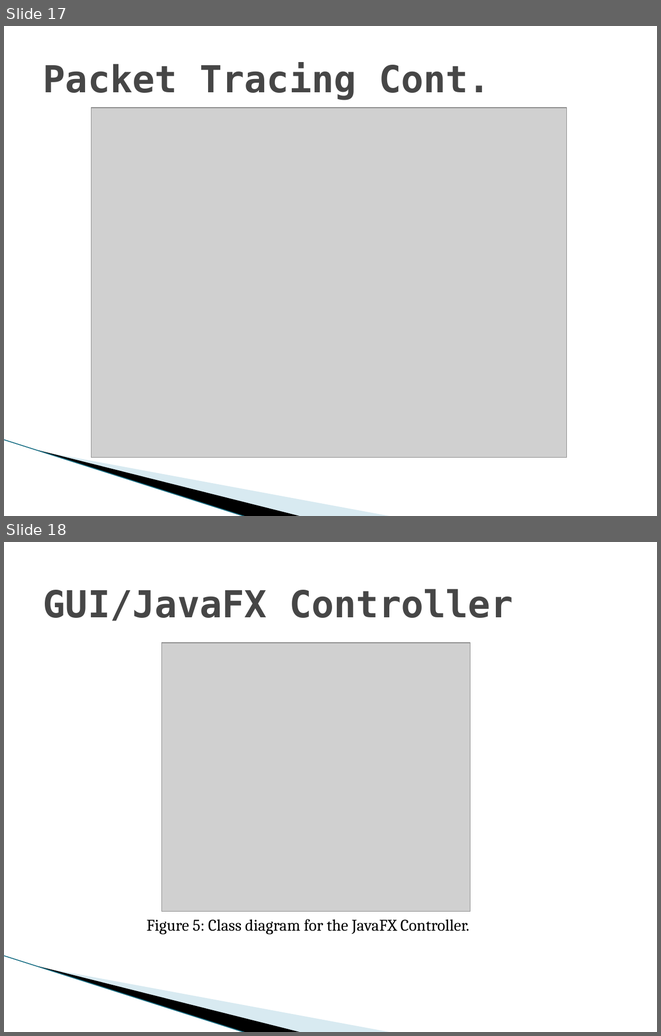
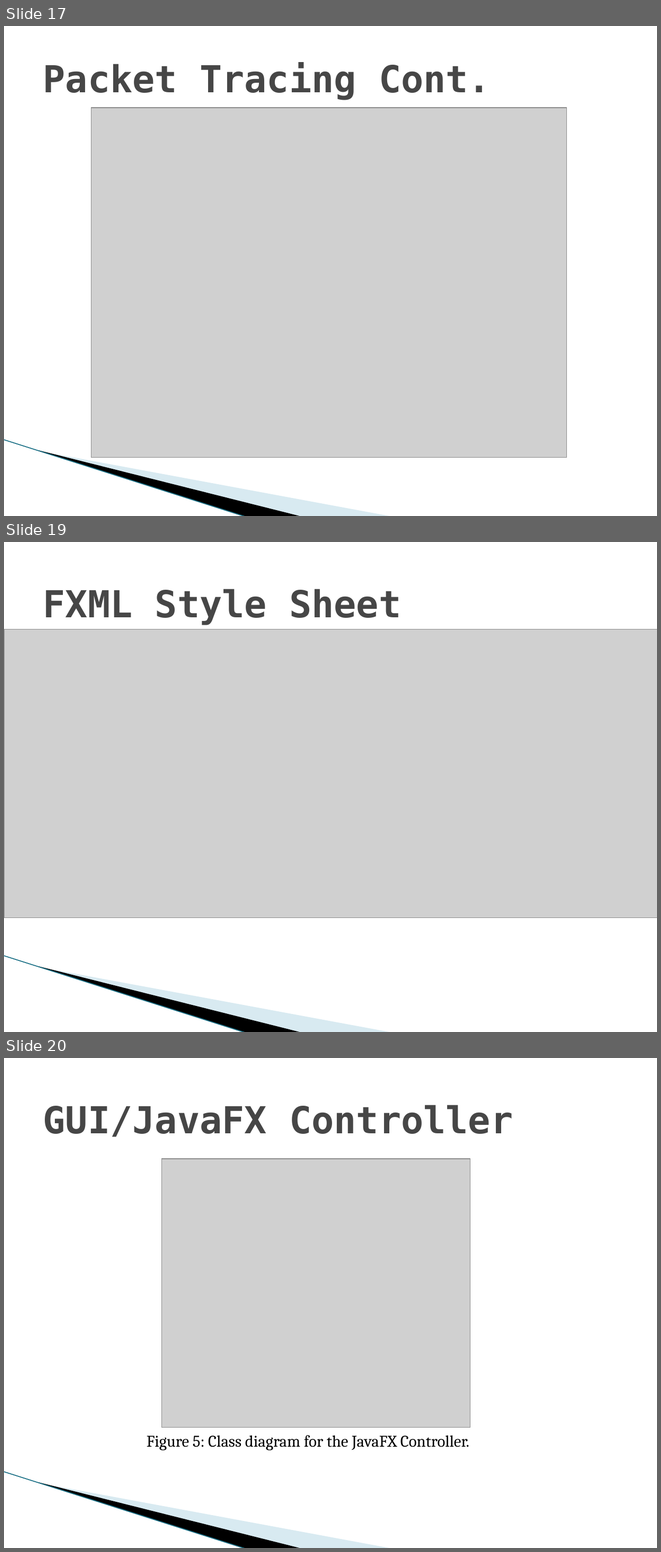
Before and after one commit to mryraghi/TracerouteProject, a slide deck: Packet Route Tracer.pptm. Shown one above the other, each under a label of ours: slides 17 and 18 before the commit, slides 17, 19 and 20 after it; the slides between them are not shown. The pictures are 661x1036 and 661x1552 pixels, drawn with LibreOffice and Linux fonts; fonts in the diff are those of the drawing; grey boxes stand for pictures; background and template pictures are left out. Boxes give left, top, right and bottom in pixels: in the first picture for what was removed or moved away, otherwise in the second. Text is boxed around its words. In the diff, an @@ line names an element or a change of style, - is before the commit and + after.

```diff
--- a/Packet Route Tracer.pptm
+++ b/Packet Route Tracer.pptm
@@ slide 19 added at (4,542,657,1032), background #FFFFFF; not listed: 3 template elements that a slide beside it also shows @@
@@ title added at (43,589,401,625), 41 pt, text #464646, bold @@
+FXML Style Sheet
@@ picture added at (4,629,657,917) @@
@@ what was slide 18 is now slide 20 @@
```
Also in this commit, not shown: 4 slides changed, 1 other slide added, 1 slide removed, 3 other files.
